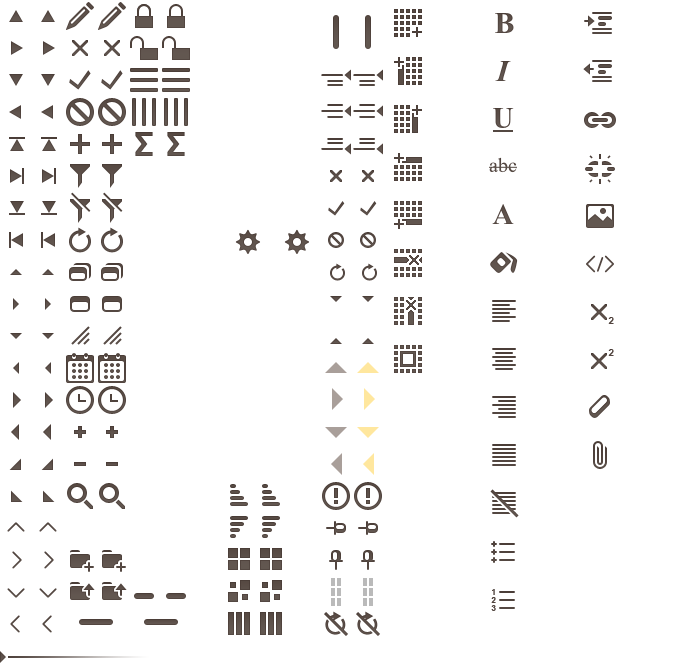
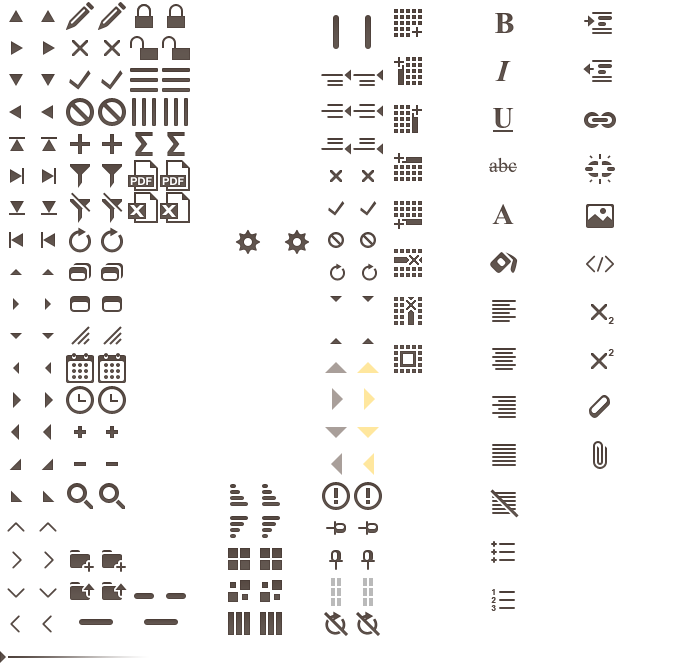
Layers edited between the first and the second 680x672 image:
added group "Export" with 4 layers above "Cols" over left=128, top=160, right=190, bottom=223
added layer "excel hover" in group "Export" over left=160, top=192, right=190, bottom=223
added layer "excel" in group "Export" over left=128, top=192, right=158, bottom=223
added layer "pdf hover" in group "Export" over left=160, top=160, right=190, bottom=191
added layer "pdf" in group "Export" over left=128, top=160, right=158, bottom=191
